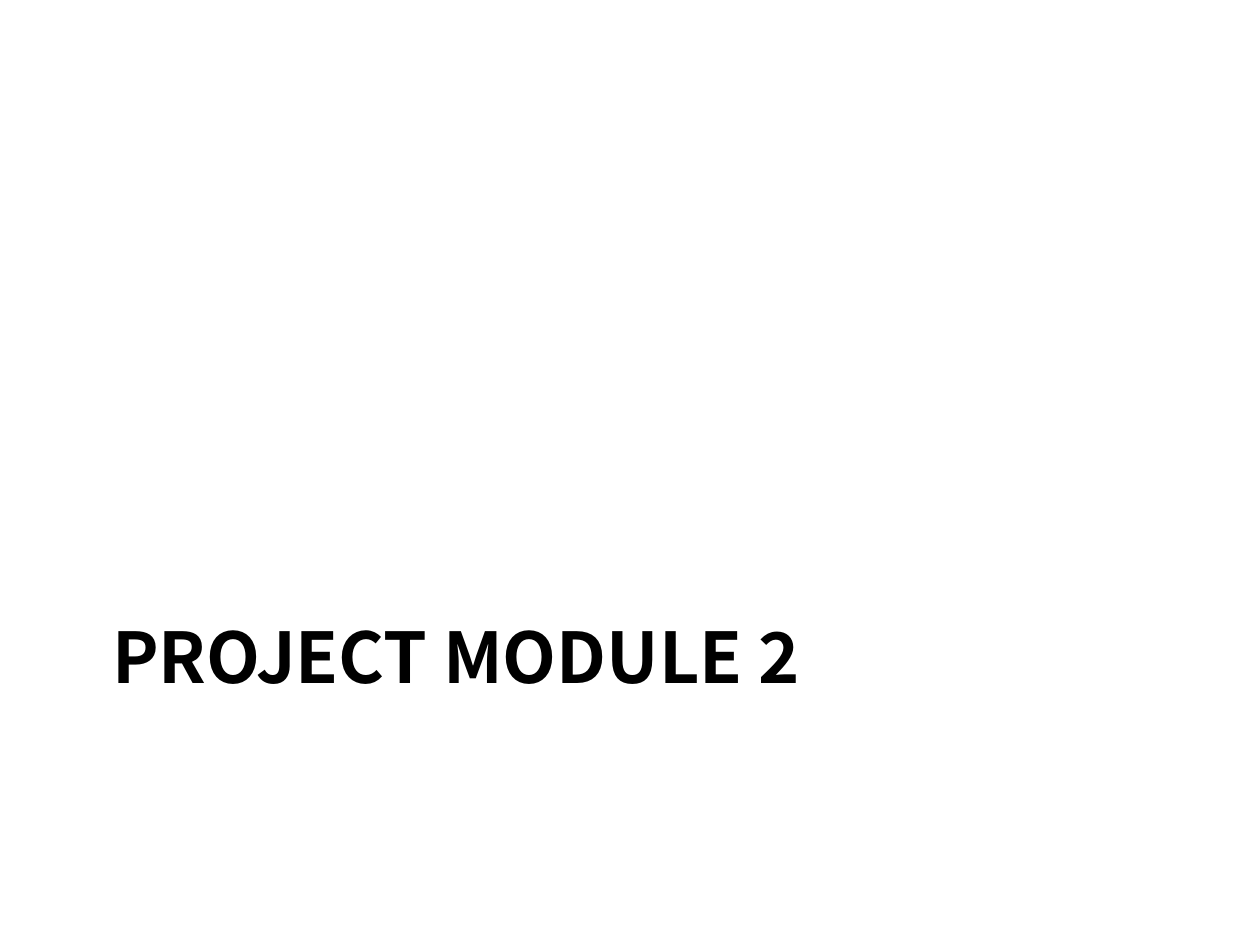
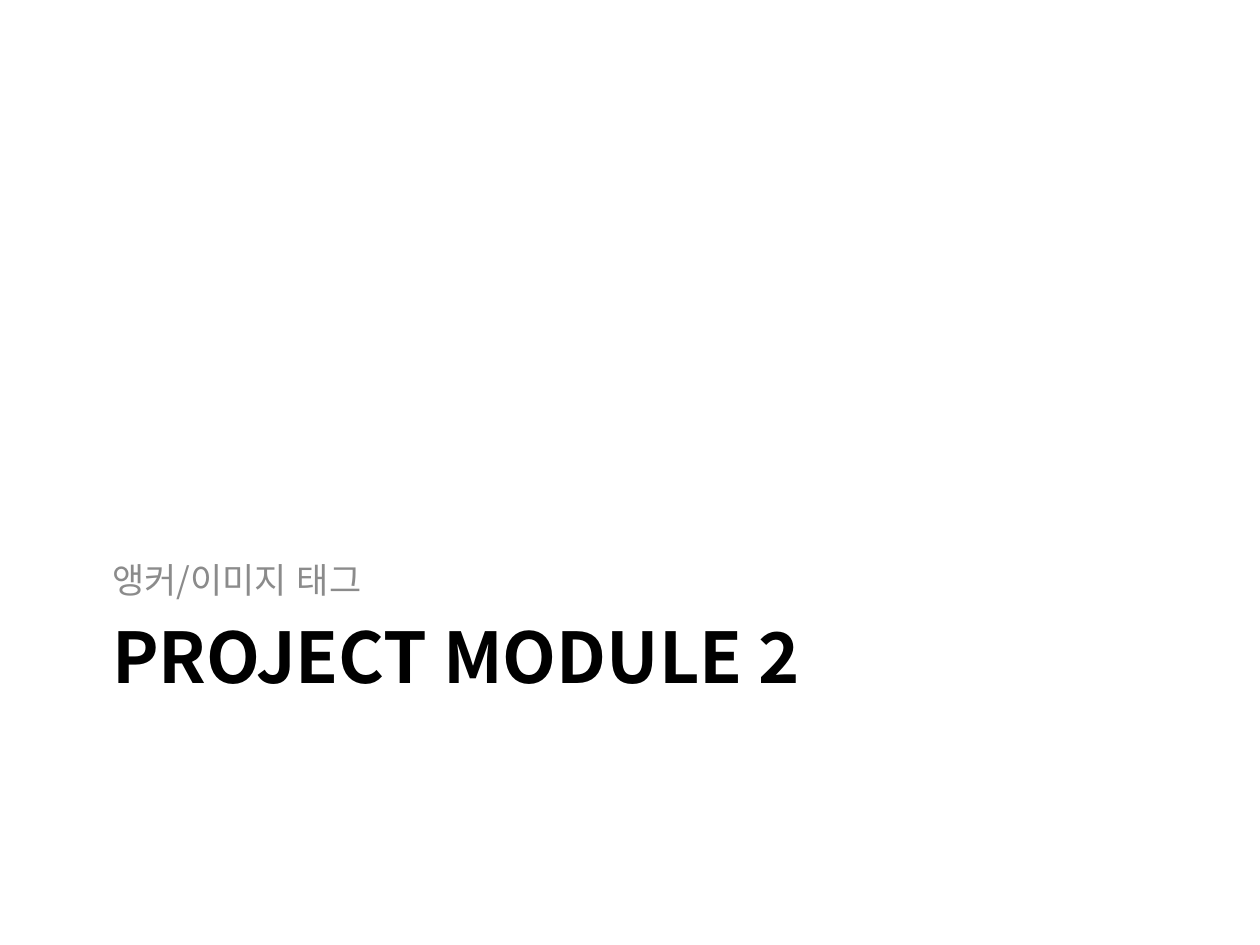
Before and after one commit to kdkcom1234/git2021, a slide deck: slide 16 of 1-html-css/01. HTML5 개요 및 레이아웃.pptx. Drawn at 1260x945 pixels with LibreOffice and Linux fonts; fonts in the diff are those of the drawing. Boxes give left, top, right and bottom in pixels: in the first picture for what was removed or moved away, otherwise in the second. Text is boxed around its words. In the diff, an @@ line names an element or a change of style, - is before the commit and + after.

```diff
--- a/1-html-css/01. HTML5 개요 및 레이아웃.pptx
+++ b/1-html-css/01. HTML5 개요 및 레이아웃.pptx
@@ text added at <box>112,564,361,599</box>, 20 pt, text #8C8C8C @@
+앵커/이미지 태그
```
Also in this commit, not shown: 3 other slides changed, 26 other files.
